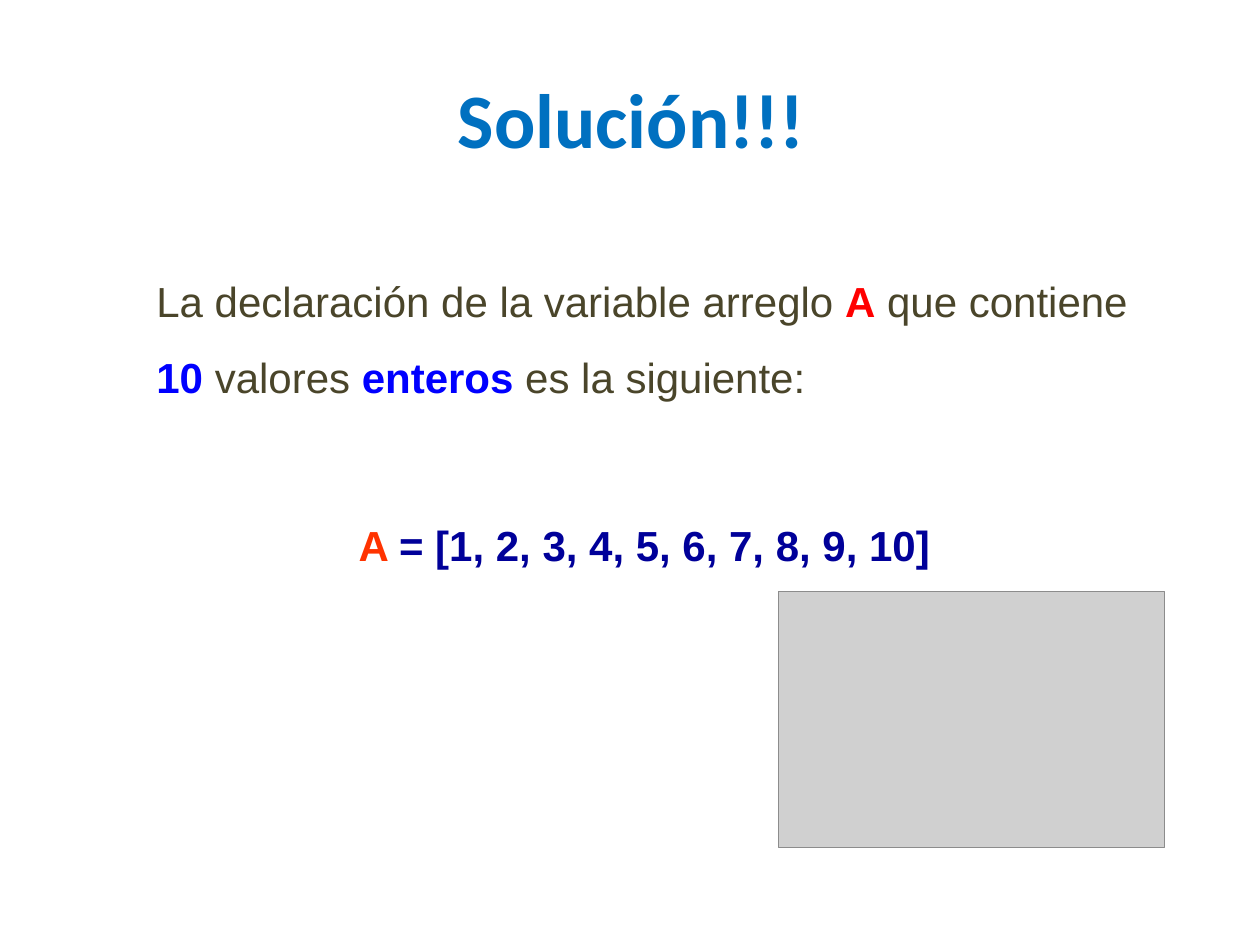
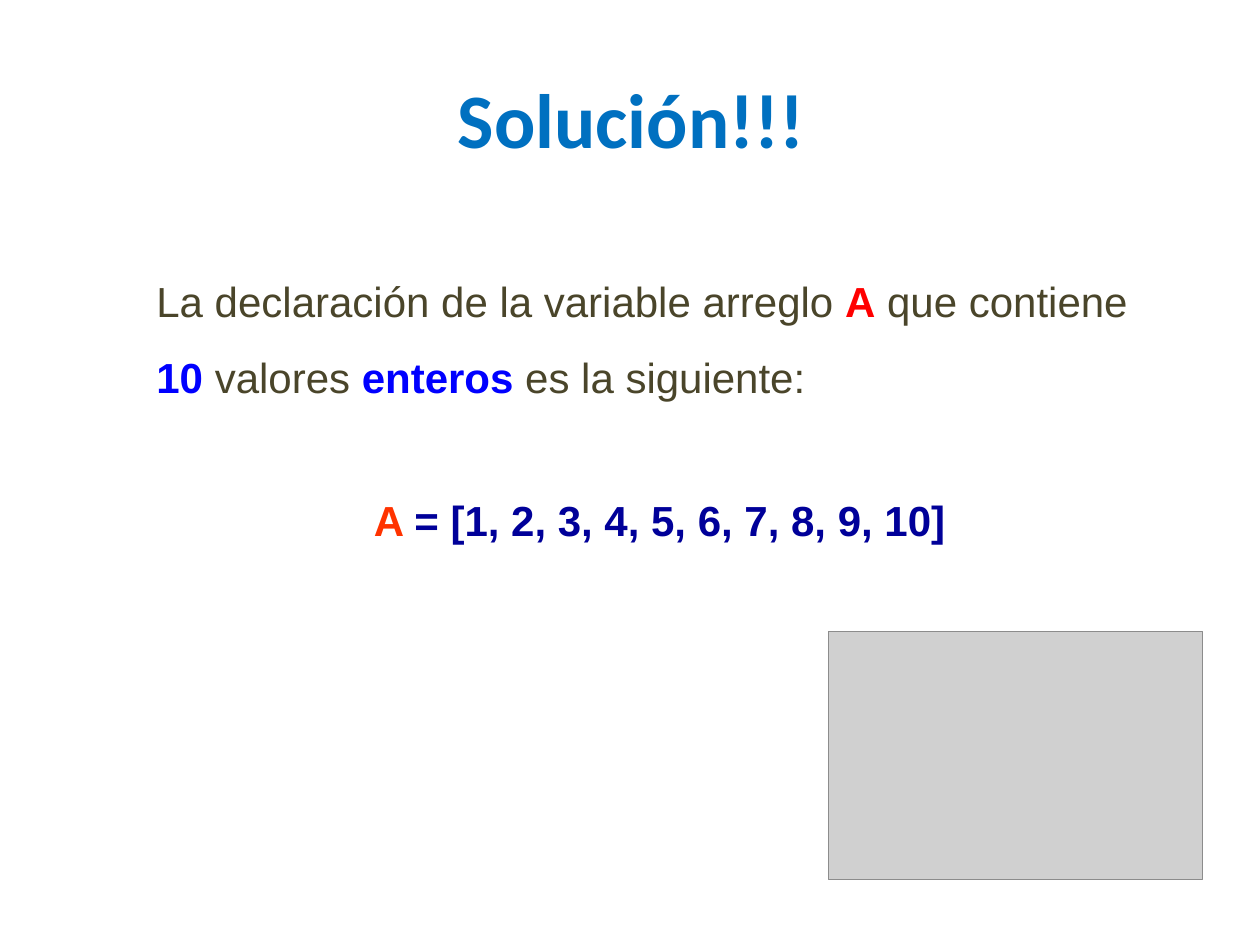
Before and after one commit to lizetheP/PensamientoC, a slide deck: slide 18 of calendario/documentos/7_Listas_Arreglos.pptx (slide 10 before the commit). Drawn at 1260x945 pixels with LibreOffice and Linux fonts; fonts in the diff are those of the drawing; grey boxes stand for pictures. Boxes give left, top, right and bottom in pixels: in the first picture for what was removed or moved away, otherwise in the second. Text is boxed around its words. In the diff, an @@ line names an element or a change of style, - is before the commit and + after.

```diff
--- a/calendario/documentos/7_Listas_Arreglos.pptx
+++ b/calendario/documentos/7_Listas_Arreglos.pptx
@@ text "La declaración de la variable ..." rewrapped from (x1=156, y1=286, x2=1128, y2=569) to (x1=156, y1=286, x2=1128, y2=544) @@
@@ picture resized from (x1=779, y1=591, x2=1164, y2=847) to (x1=828, y1=631, x2=1202, y2=879) @@
```
Also in this commit, not shown: 13 other slides changed, 1 slide added, 3 other files.
